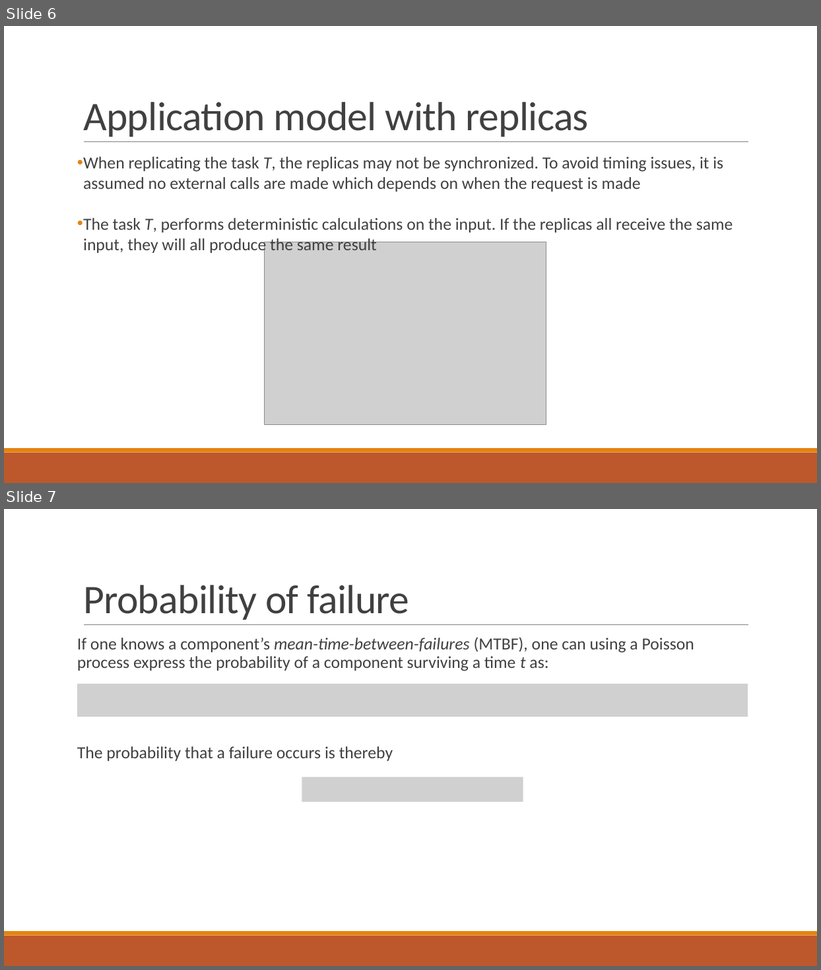
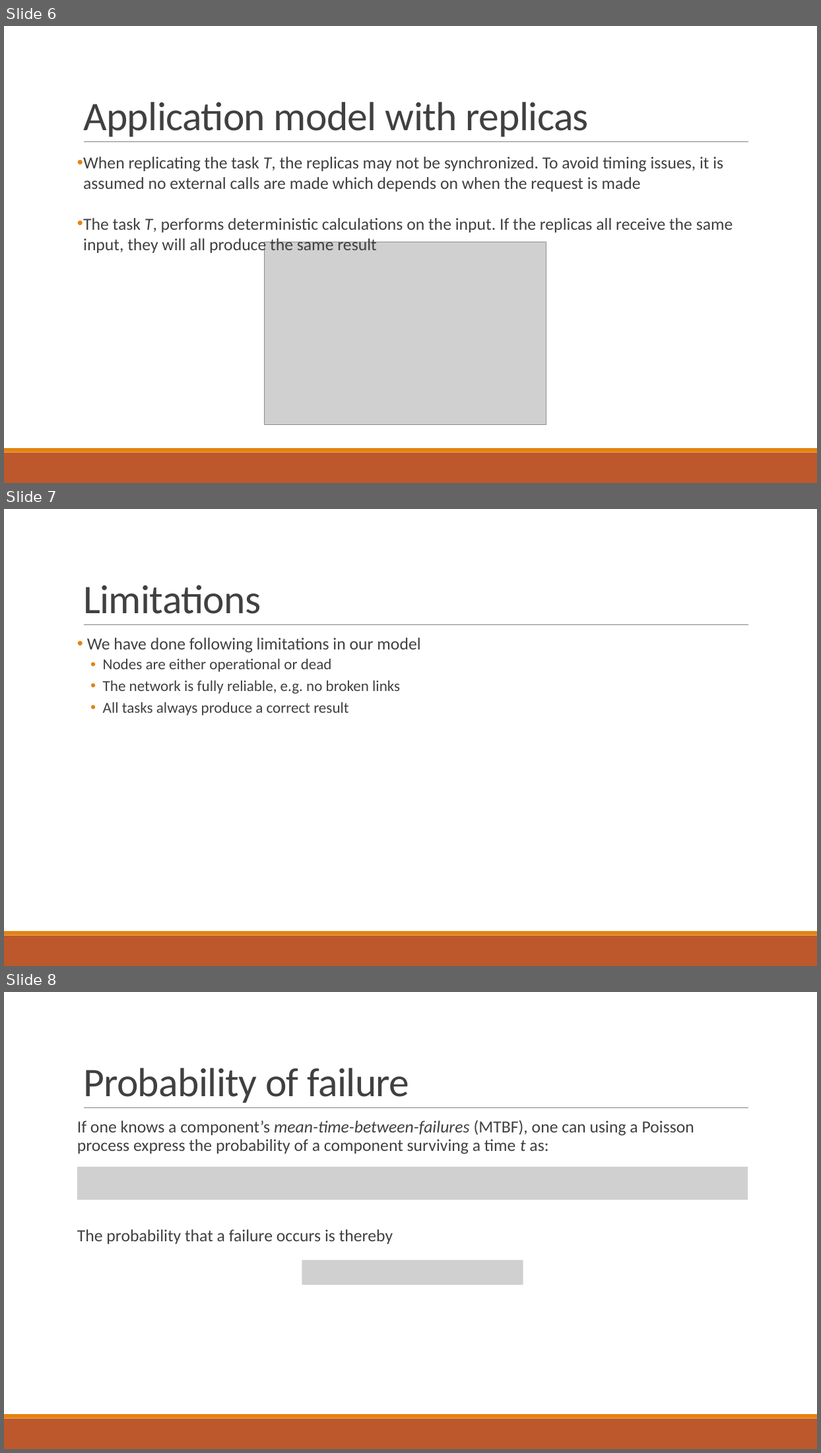
Before and after one commit to PStahl/master_thesis, a slide deck: presentation/presentation2.pptx. Shown one above the other, each under a label of ours: slides 6 and 7 before the commit, slides 6, 7 and 8 after it. The pictures are 821x970 and 821x1453 pixels, drawn with LibreOffice and Linux fonts; fonts in the diff are those of the drawing; grey boxes stand for pictures. Boxes give left, top, right and bottom in pixels: in the first picture for what was removed or moved away, otherwise in the second. Text is boxed around its words. In the diff, an @@ line names an element or a change of style, - is before the commit and + after.

```diff
--- a/presentation/presentation2.pptx
+++ b/presentation/presentation2.pptx
@@ slide 7 added at box(4, 509, 817, 966), background #FFFFFF; not listed: 3 template elements that a slide beside it also shows @@
@@ title added at box(83, 585, 261, 614), 48 pt, text #404040 @@
+Limitations
@@ text added at box(87, 638, 420, 716), 18 pt, text #404040 @@
+• We have done following limitations in our model
+  • Nodes are either operational or dead
+  • The network is fully reliable, e.g. no broken links
+  • All tasks always produce a correct result
@@ what was slide 7 is now slide 8 @@
```
Also in this commit, not shown: 1 slide changed.
